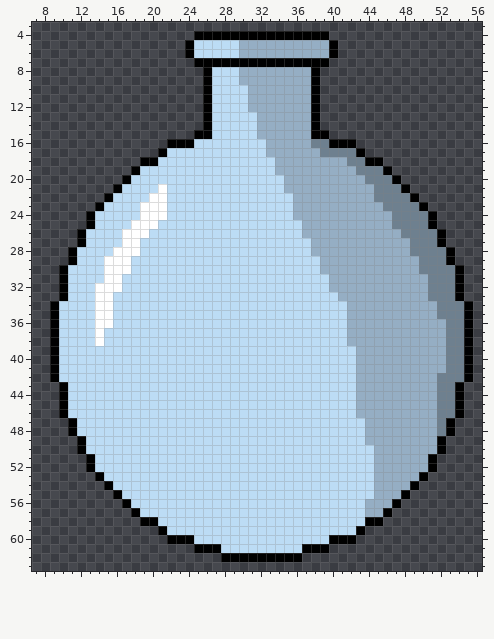
File history of a pixel-art file, Assets/Core/Environment/big round thing.aseprite. Above: the version before the commit.
64x64 pixels, 1 frame. Shown: x 7..56, y 3..63.
After the commit:
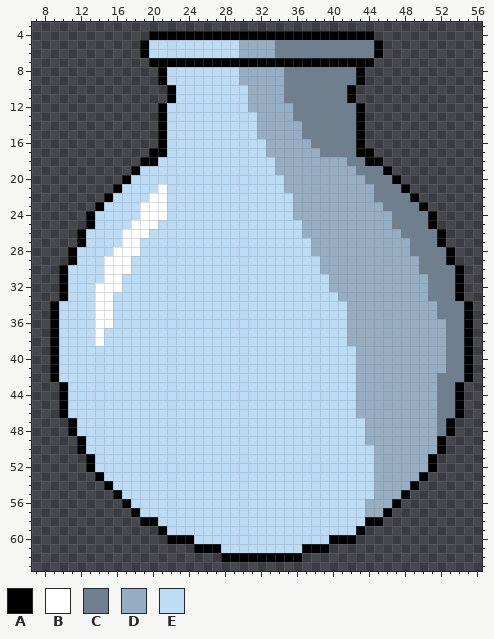
Palette (. is transparent): A #000000  B #ffffff  C #6e808f  D #95aec4  E #bcdcf5
Diff:
@@ x 17..47 @@
  3 ...............................
- 4 ........AAAAAAAAAAAAAAA........
- 5 .......AEEEEEDDDDDDDDDDA.......
- 6 .......AEEEEEDDDDDDDDDDA.......
- 7 ........AAAAAAAAAAAAAAA........
- 8 .........AEEEDDDDDDDDA.........
- 9 .........AEEEDDDDDDDDA.........
-10 .........AEEEEDDDDDDDA.........
-11 .........AEEEEDDDDDDDA.........
-12 .........AEEEEDDDDDDDA.........
-13 .........AEEEEEDDDDDDA.........
-14 .........AEEEEEDDDDDDA.........
-15 ........AAEEEEEDDDDDDAA........
-16 .....AAAEEEEEEEEDDDDDCCAAA.....
-17 ....AEEEEEEEEEEEDDDDDDCCCCA....
+ 4 ...AAAAAAAAAAAAAAAAAAAAAAAAA...
+ 5 ..AEEEEEEEEEEDDDDCCCCCCCCCCCA..
+ 6 ..AEEEEEEEEEEDDDDCCCCCCCCCCCA..
+ 7 ...AAAAAAAAAAAAAAAAAAAAAAAAA...
+ 8 ....AEEEEEEEEDDDDDCCCCCCCCA....
+ 9 ....AEEEEEEEEDDDDDCCCCCCCCA....
+10 .....AEEEEEEEEDDDDCCCCCCCA.....
+11 .....AEEEEEEEEDDDDCCCCCCCA.....
+12 ....AEEEEEEEEEDDDDDCCCCCCCA....
+13 ....AEEEEEEEEEEDDDDCCCCCCCA....
+14 ....AEEEEEEEEEEDDDDDCCCCCCA....
+15 ....AEEEEEEEEEEDDDDDCCCCCCA....
+16 ....AEEEEEEEEEEEDDDDDCCCCCA....
+17 ...AAEEEEEEEEEEEDDDDDDCCCCAA...
 18 ..AAEEEEEEEEEEEEEDDDDDDDDCCAA..
Pixel boxes of the changes (left, top, right, bottom) in both pictures:
changed: (140, 31, 212, 157)
changed: (275, 31, 383, 157)
